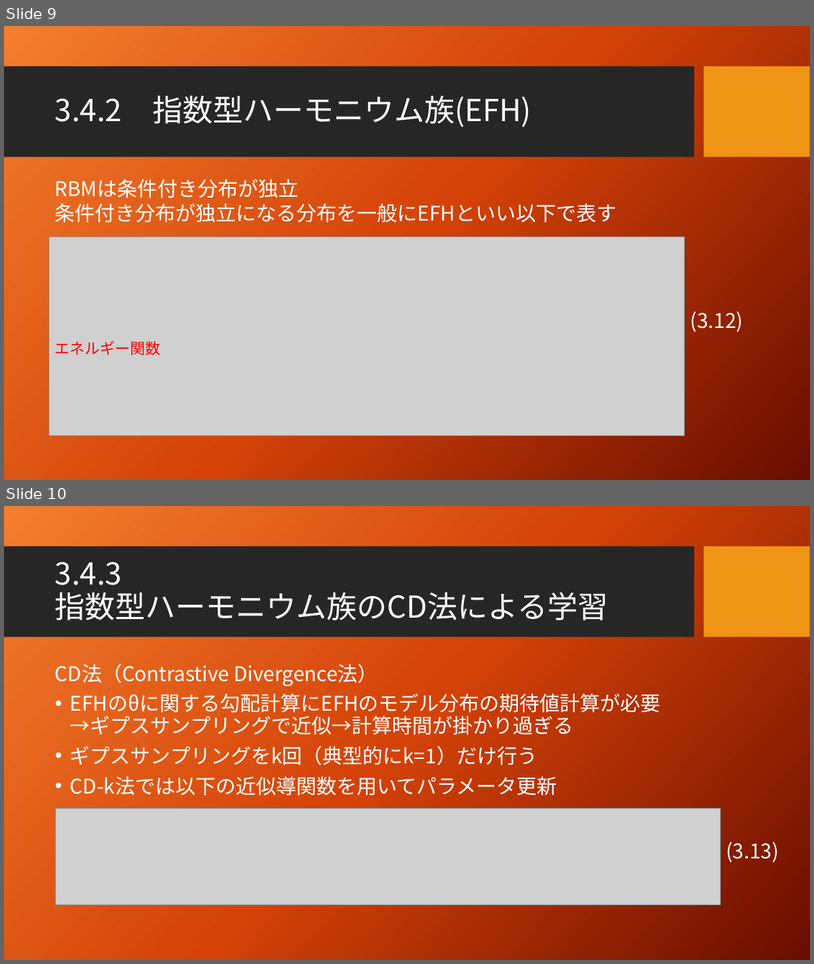
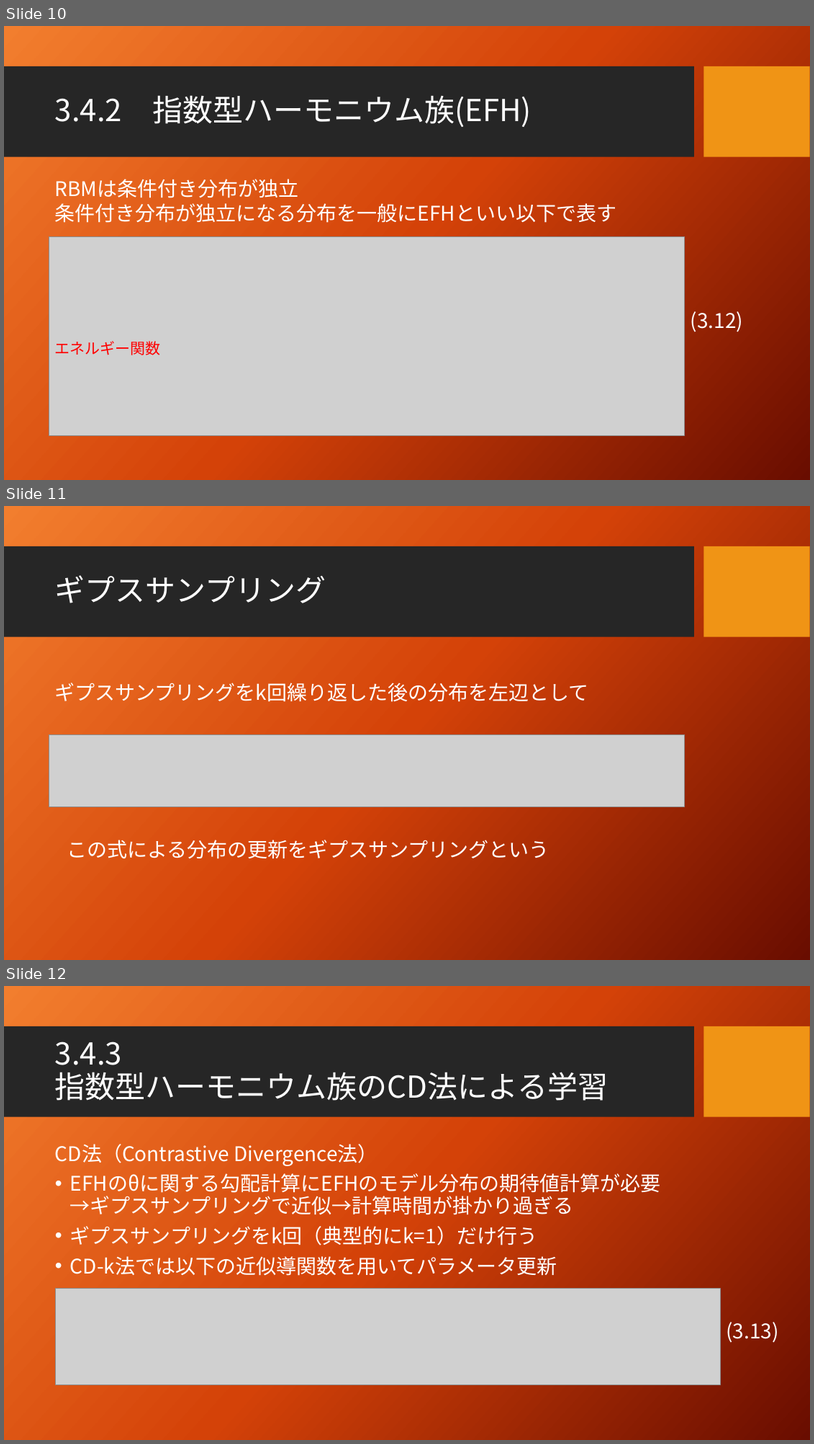
Before and after one commit to seigenji/deep_learning, a slide deck: deep_learning3.4.pptx. Shown one above the other, each under a label of ours: slides 9 and 10 before the commit, slides 10, 11 and 12 after it. The pictures are 814x964 and 814x1444 pixels, drawn with LibreOffice and Linux fonts; fonts in the diff are those of the drawing; grey boxes stand for pictures; background and template pictures are left out. Boxes give left, top, right and bottom in pixels: in the first picture for what was removed or moved away, otherwise in the second. Text is boxed around its words. In the diff, an @@ line names an element or a change of style, - is before the commit and + after.

```diff
--- a/deep_learning3.4.pptx
+++ b/deep_learning3.4.pptx
@@ slide 11 added at [4, 506, 810, 960], background picture (left out); not listed: 2 template elements that a slide beside it also shows @@
@@ title added at [55, 575, 327, 603], 36 pt, text #FFFFFF @@
+ギプスサンプリング
@@ text added at [55, 682, 589, 702], 24 pt, text #FFFFFF @@
+ギプスサンプリングをk回繰り返した後の分布を左辺として
@@ picture added at [49, 735, 684, 806] @@
@@ text added at [67, 836, 549, 862], 24 pt, text #FFFFFF @@
+この式による分布の更新をギプスサンプリングという
@@ what was slide 9 is now slide 10 @@
@@ what was slide 10 is now slide 12 @@
```
Also in this commit, not shown: 3 slides changed, 2 other slides added, 1 other file.
